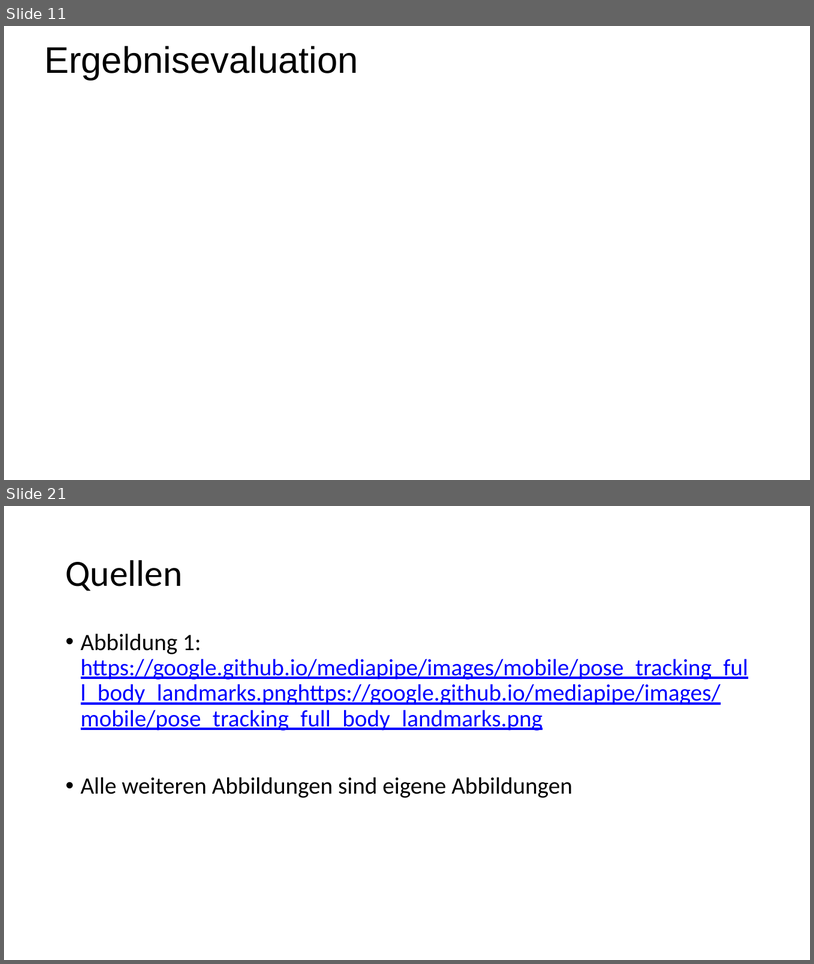
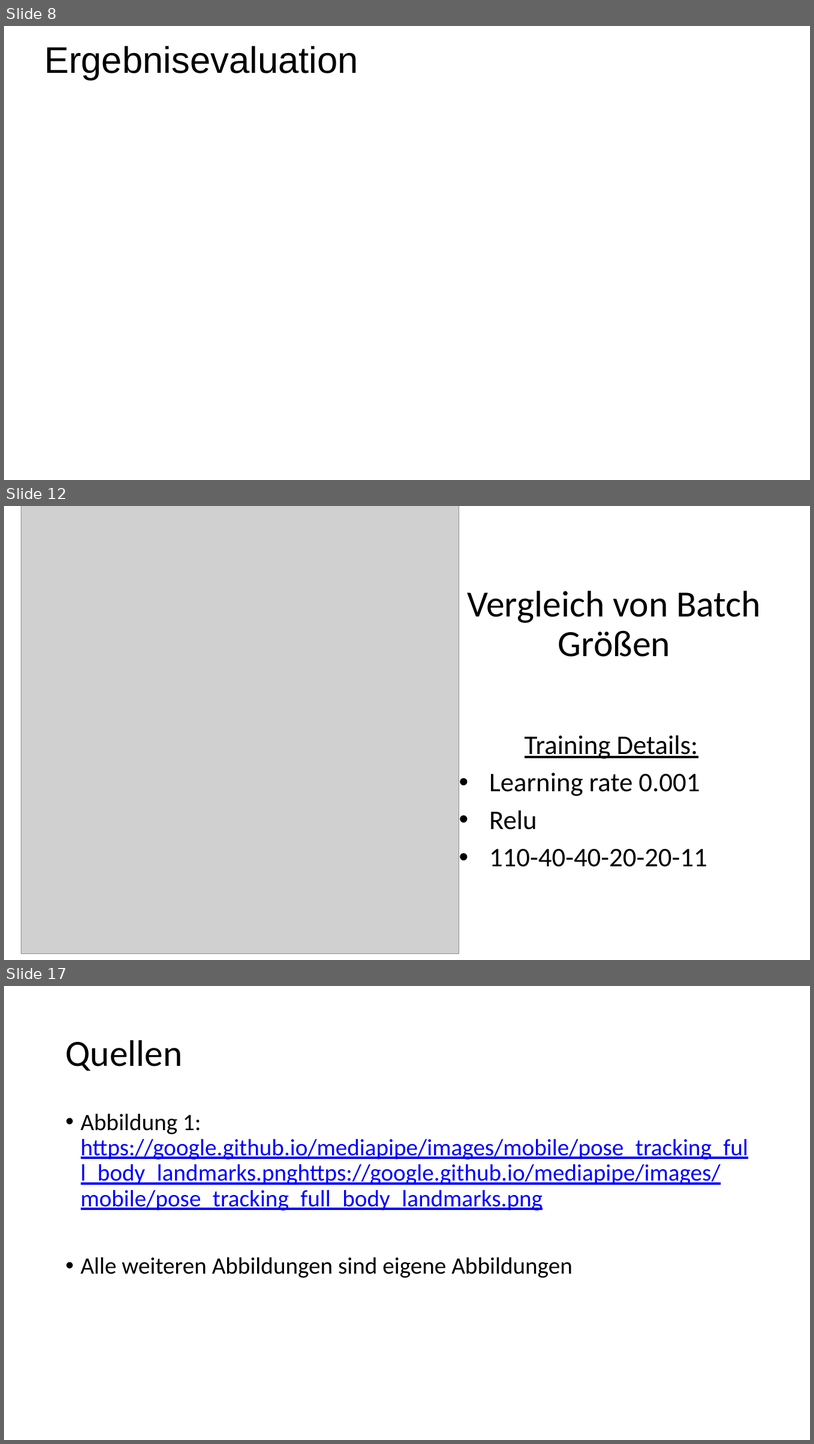
Before and after one commit to maxlevv/Gesture-Detection, a slide deck: presentation_final_project.pptx. Shown one above the other, each under a label of ours: slides 11 and 21 before the commit, slides 8, 12 and 17 after it; the slides between them are not shown. The pictures are 814x964 and 814x1444 pixels, drawn with LibreOffice and Linux fonts; fonts in the diff are those of the drawing; grey boxes stand for pictures; background and template pictures are left out. Boxes give left, top, right and bottom in pixels: in the first picture for what was removed or moved away, otherwise in the second. Text is boxed around its words. In the diff, an @@ line names an element or a change of style, - is before the commit and + after.

```diff
--- a/presentation_final_project.pptx
+++ b/presentation_final_project.pptx
@@ slide 12 added at (x1=4, y1=506, x2=810, y2=960), background #FFFFFF @@
@@ picture added at (x1=21, y1=506, x2=459, y2=954) @@
@@ title added at (x1=467, y1=591, x2=762, y2=657), 44 pt, text #000000 @@
+Vergleich von Batch Größen
@@ subtitle added at (x1=489, y1=735, x2=708, y2=867), 32 pt, text #000000 @@
+Training Details:
+• Learning rate 0.001
+• Relu
+• 110-40-40-20-20-11
@@ what was slide 11 is now slide 8 @@
@@ what was slide 21 is now slide 17 @@
```
Also in this commit, not shown: 10 slides changed, 4 other slides added, 9 slides removed.
